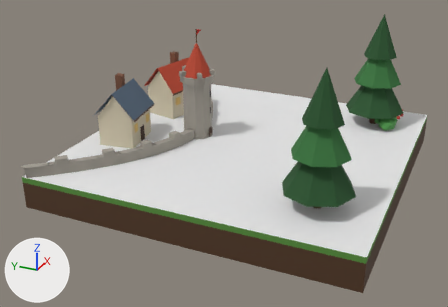
An edit to the glTF model assets/tiles3d/classic/capRR.glb, drawn before and after from the same camera.
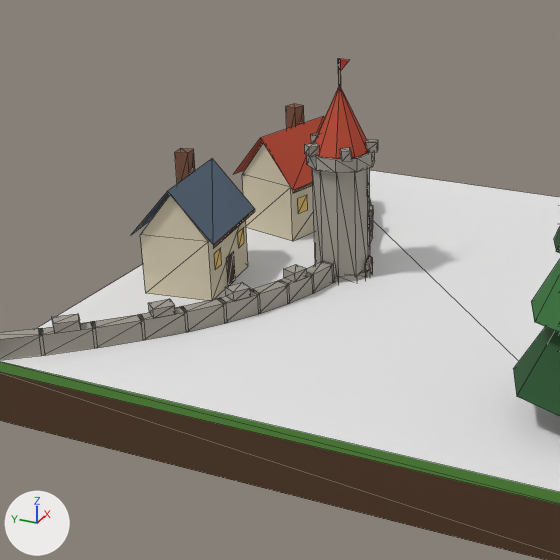
Each version appears first whole from a 50 mm camera at (-3.45, -1.39, 1.82) aimed at (-0.19, 0.08, 0.18), and next in a close-up on the part from 6% to 68% of the width and 0% to 90% of the height. The axes (+X, +Y, +Z) are drawn at lower left. The lights are the same throughout. The first two pictures are the older version. The close-ups show mesh edges as thin lines. Vertices at exactly the same position are counted once.

The older version as bpy lines, for what is in view:
```python
me_caprr = bpy.data.meshes.new('capRR')
me_caprr.from_pydata(...)  # 700 vertices, 916 faces; spans x -1.0..1.0, y -1.0..1.0, z 0.0..0.96
# faces by material slot: [2, 914]
me_caprr.materials.append(mat_tileface)
me_caprr.materials.append(mat_tileatlas)
ob_caprr = bpy.data.objects.new('capRR', me_caprr)
ob_caprr.location = (0.0, 0.0, 0.0)
```
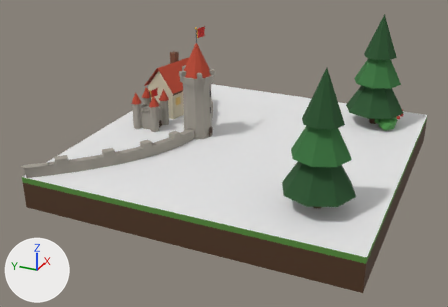
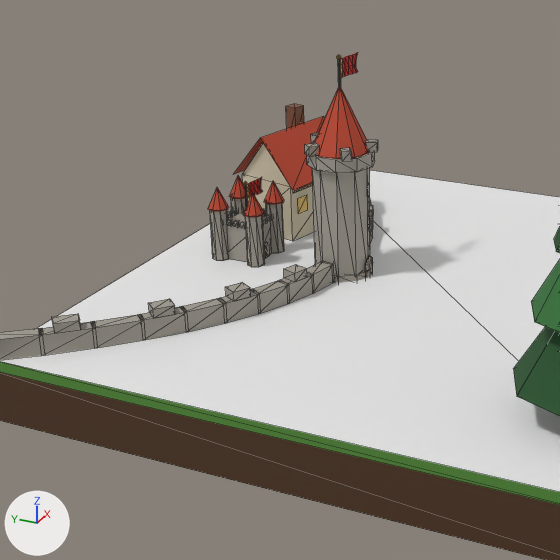
Where the change shows, as pixel boxes (x1, y1, x2, y2) in the close-ups (560 x 560 px; the box of a moved part takes in the faces that stretch with it):
'capRR', reshaped: before (0, 59, 560, 560); after (0, 52, 560, 560)
part 1 of me_caprr, added: after (227, 213, 272, 262)
part 2 of me_caprr, moved or reshaped (not visible afterwards): before (175, 148, 195, 184)
part 3 of me_caprr, added: after (266, 203, 284, 253)
part 4 of me_caprr, added (mostly hidden): after (231, 198, 248, 214)
part 5 of me_caprr, added: after (243, 193, 264, 217)
part 6 of me_caprr, added: after (264, 181, 284, 204)
part 7 of me_caprr, added: after (210, 210, 229, 261)
part 8 of me_caprr, added: after (229, 176, 245, 199)
part 9 of me_caprr, added: after (208, 188, 229, 211)
part 10 of me_caprr, added: after (264, 242, 270, 258)
part 11 of me_caprr, added: after (340, 52, 358, 78)
part 12 of me_caprr, added: after (246, 177, 263, 199)
part 13 of me_caprr, deleted: before (227, 252, 235, 286)
part 14 of me_caprr, deleted: before (214, 248, 222, 270)
part 15 of me_caprr, deleted: before (238, 227, 244, 248)
part 16 of me_caprr, moved or reshaped: before (130, 159, 255, 301); after (245, 216, 265, 267)
part 17 of me_caprr, reshaped: before (340, 59, 349, 71); after (337, 55, 341, 87)

Patch to the scene script:
```diff
--- a/assets/tiles3d/classic/capRR.glb.py
+++ b/assets/tiles3d/classic/capRR.glb.py
@@ me_caprr @@
 # used by ob_caprr; location = (0.0, 0.0, 0.0)
-me_caprr.from_pydata(...)  # 700 vertices, 916 faces; spans x -1.0..1.0, y -1.0..1.0, z 0.0..0.96
+me_caprr.from_pydata(...)  # 998 vertices, 1370 faces; spans x -1.0..1.0, y -1.0..1.0, z 0.0..0.96
+# me_caprr part 1: the loose piece of 8 vertices spanning x 0.32..0.33, y 0.65..0.66, z 0.2..0.28 is copied, and the copy is scaled about its middle by (-13.6, -13.6, 1.55), then moved by (-0.33, 0.06, 0.02); it spans x -0.07..0.07, y 0.65..0.79, z 0.2..0.32
+# me_caprr part 2: the loose piece of 8 vertices spanning x -0.22..-0.17, y 0.79..0.85, z 0.47..0.61 is scaled about its middle by (0.3, 0.3, 0.133), then moved by (0.17, -0.03, -0.21)
+# me_caprr part 3: a new loose piece, an 8-sided cylinder along z spanning x 0.038..0.098, y 0.622..0.682, z 0.2..0.38, in mat_tileatlas
+# me_caprr part 4: a new loose piece, an 8-sided cylinder along z spanning x 0.038..0.098, y 0.758..0.818, z 0.2..0.38, in mat_tileatlas
+# me_caprr part 5: a new loose piece, an 8-sided cone pointing to +z spanning x -0.104..-0.032, y 0.616..0.688, z 0.38..0.454, in mat_tileatlas
+# me_caprr part 6: a new loose piece, an 8-sided cone pointing to +z spanning x 0.032..0.104, y 0.616..0.688, z 0.38..0.454, in mat_tileatlas
+# me_caprr part 7: a new loose piece, an 8-sided cylinder along z spanning x -0.098..-0.038, y 0.758..0.818, z 0.2..0.38, in mat_tileatlas
+# me_caprr part 8: a new loose piece, an 8-sided cone pointing to +z spanning x 0.032..0.104, y 0.752..0.824, z 0.38..0.454, in mat_tileatlas
+# me_caprr part 9: a new loose piece, an 8-sided cone pointing to +z spanning x -0.104..-0.032, y 0.752..0.824, z 0.38..0.454, in mat_tileatlas
+# me_caprr part 10: the loose piece of 5 vertices spanning x -0.03..0.03, y 0.26, z 0.19..0.27 is copied, and the copy is scaled about its middle by (0.667, 1, 0.696), then moved by (0.0, 0.39, 0.0); it spans x -0.02..0.02, y 0.65, z 0.2..0.26
+# me_caprr part 11: a new loose piece of 21 vertices spanning x 0.0..0.12, y 0.35..0.36, z 0.84..0.91, in mat_tileatlas
+# me_caprr part 12: a new loose piece of 21 vertices spanning x 0.0..0.1, y 0.71..0.72, z 0.39..0.45, in mat_tileatlas
+# me_caprr part 13: the loose piece of 4 vertices spanning x -0.27..-0.21, y 0.64..0.65, z 0.2..0.3 is deleted
+# me_caprr part 14: the loose piece of 4 vertices spanning x -0.36..-0.31, y 0.62..0.63, z 0.3..0.35 is deleted
+# me_caprr part 15: the loose piece of 4 vertices spanning x -0.17..-0.12, y 0.65..0.66, z 0.3..0.35 is deleted
+# me_caprr part 16: 17 vertices removed from x -0.45..-0.07, y 0.6..0.92, z 0.2..0.56; 15 vertices added at x -0.1..-0.04, y 0.62..0.68, z 0.2..0.38
+# me_caprr part 17: 2 vertices removed from x 0.0..0.07, y 0.36, z 0.87..0.89; 13 vertices added at x -0.01..0.01, y 0.35..0.37, z 0.81..0.92
+# other edits to the shape of me_caprr do not show in these pictures
 me_caprr.materials.append(mat_tileface)
```
